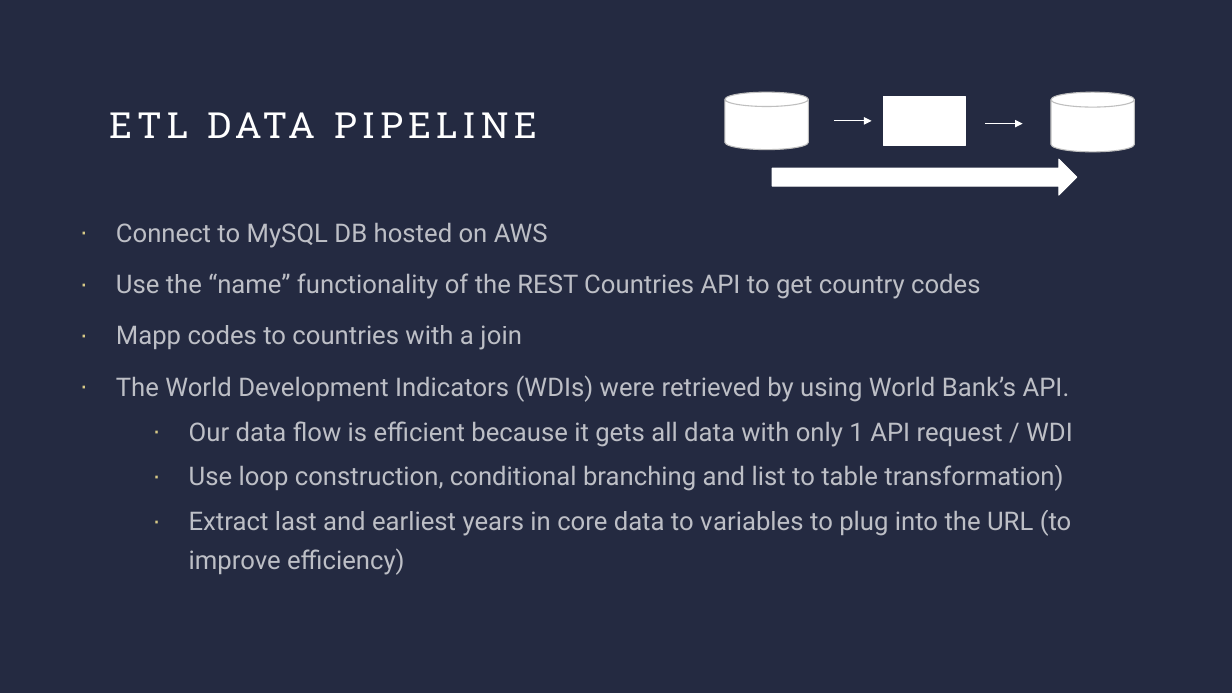
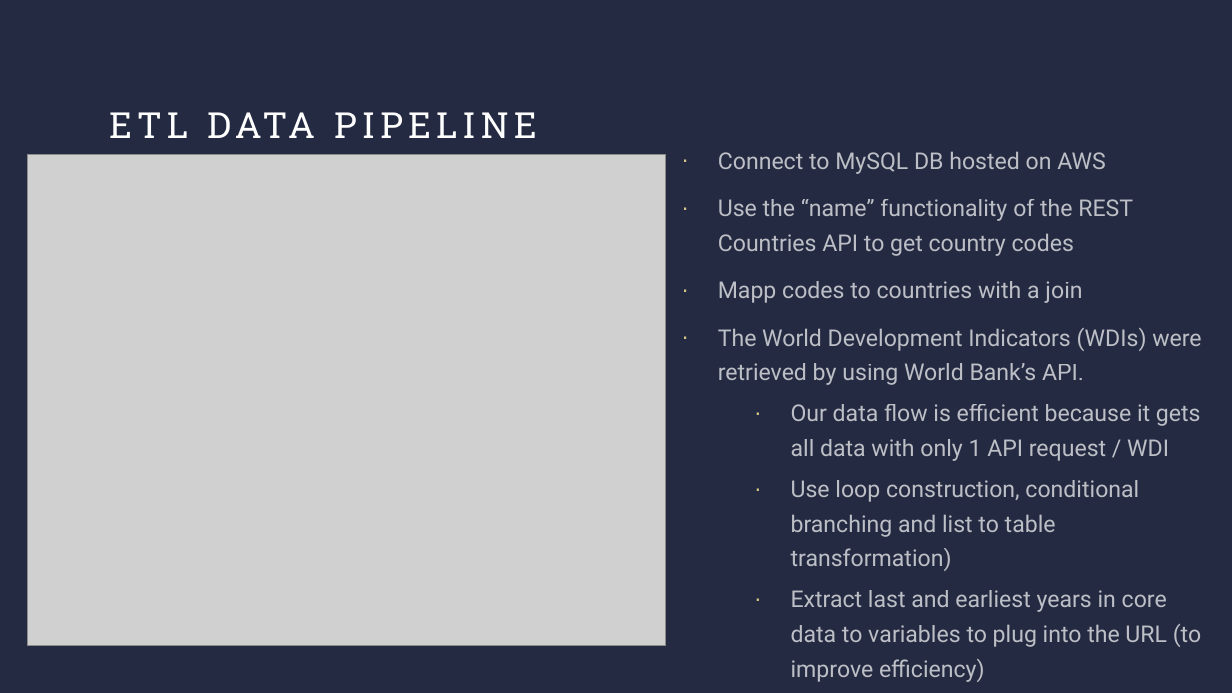
Before and after one commit to dgulacsy/DE2_Term_Project, a slide deck: slide 5 of DE2_Term_Presentation.pptx (slide 4 before the commit). Drawn at 1232x693 pixels with LibreOffice and Linux fonts; fonts in the diff are those of the drawing; grey boxes stand for pictures. Boxes give left, top, right and bottom in pixels: in the first picture for what was removed or moved away, otherwise in the second. Text is boxed around its words. In the diff, an @@ line names an element or a change of style, - is before the commit and + after.

Commit message:
work on the presentation

```diff
--- a/DE2_Term_Presentation.pptx
+++ b/DE2_Term_Presentation.pptx
@@ cylinder removed at [726, 92, 809, 150] @@
@@ rectangle removed at [884, 96, 965, 145] @@
@@ cylinder removed at [1051, 92, 1134, 152] @@
@@ text "Connect to MySQL DB hosted ...": place and size @@
-text "Connect to MySQL DB hosted ..." at [116, 223, 1073, 575]
+text "Connect to MySQL DB hosted ..." at [718, 151, 1201, 682]
@@ text "Connect to MySQL DB hosted ..." at [718, 151, 1201, 682]: size 20 to 18 pt @@
@@ arrow removed from (835, 121) to (872, 121) @@
@@ arrow removed from (985, 124) to (1023, 124) @@
@@ picture added at [28, 154, 665, 645] @@
@@ right arrow removed at [773, 159, 1078, 195] @@
```
Also in this commit, not shown: 4 other slides changed, 1 slide added, 11 other files.
